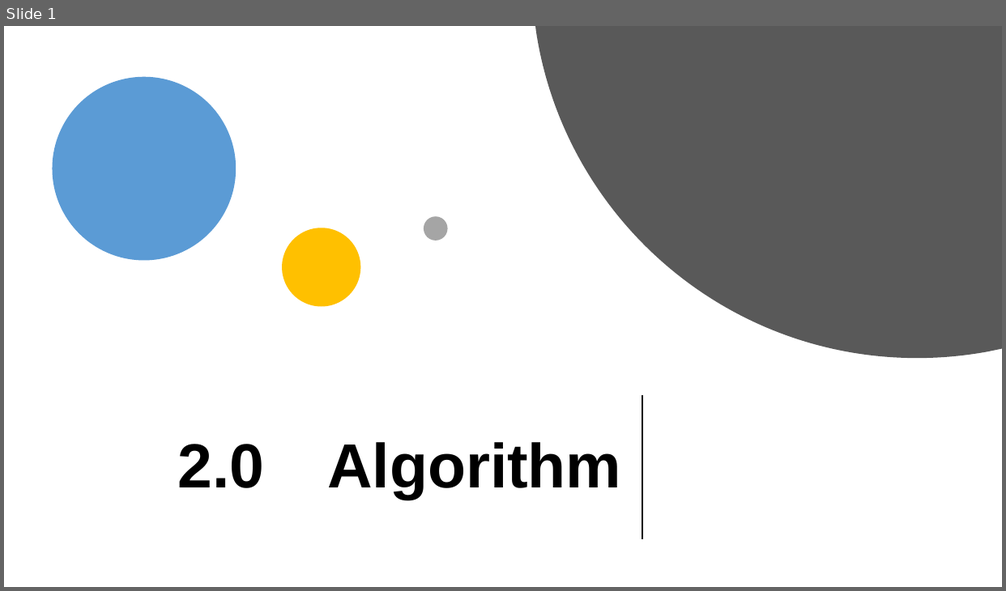
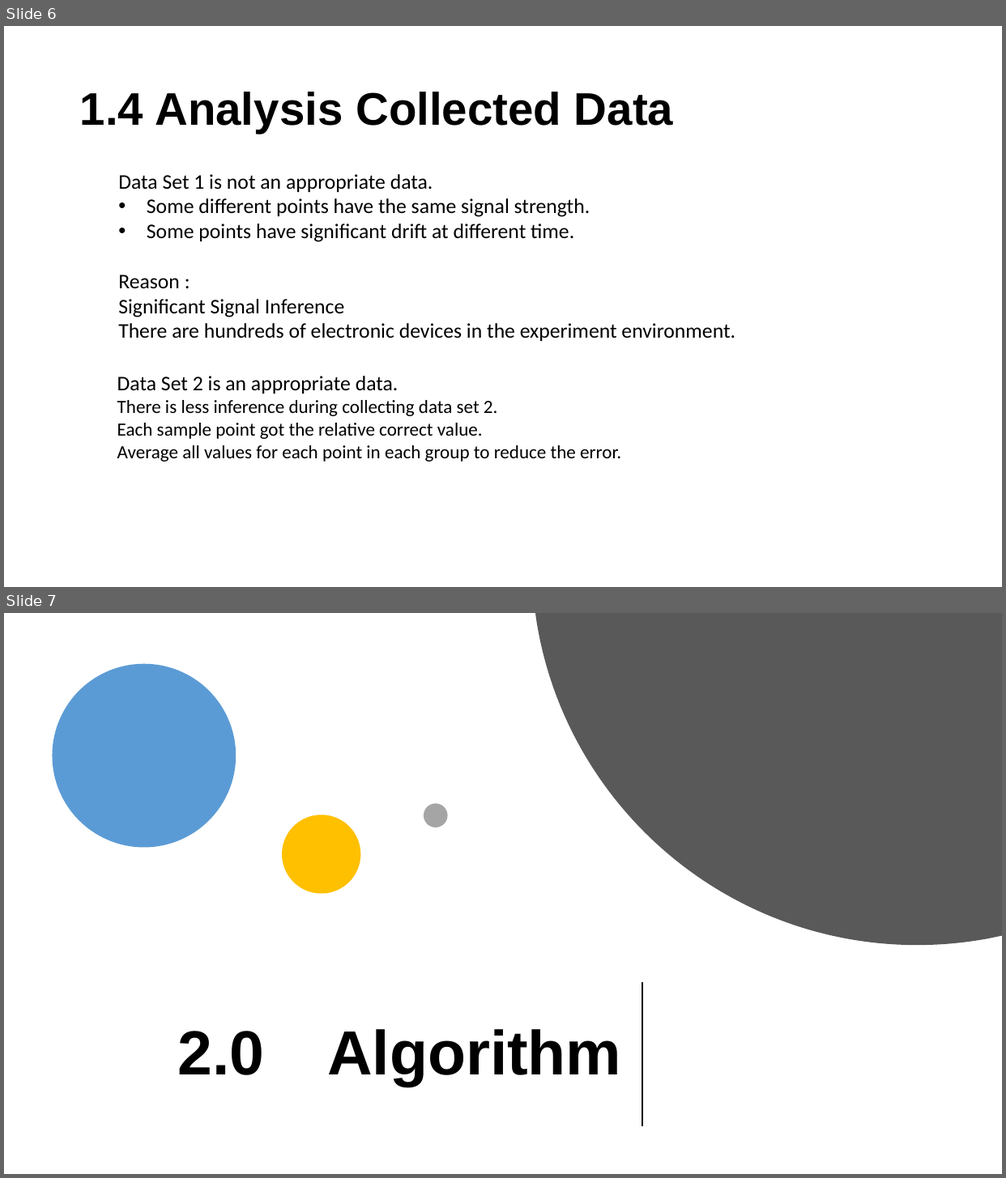
Before and after one commit to xzho2604/iot_project, a slide deck: report/iot_presentation2.pptx. Shown one above the other, each under a label of ours: slide 1 before the commit, slides 6 and 7 after it. The pictures are 1006x591 and 1006x1178 pixels, drawn with LibreOffice and Linux fonts; fonts in the diff are those of the drawing. Boxes give left, top, right and bottom in pixels: in the first picture for what was removed or moved away, otherwise in the second. Text is boxed around its words. In the diff, an @@ line names an element or a change of style, - is before the commit and + after.

```diff
--- a/report/iot_presentation2.pptx
+++ b/report/iot_presentation2.pptx
@@ slide 6 added at box(4, 26, 1002, 587), background #FFFFFF @@
@@ title added at box(80, 92, 673, 133), 44 pt, text #000000, bold @@
+1.4 Analysis Collected Data
@@ text added at box(118, 174, 735, 341), 20 pt, text #000000 @@
+Data Set 1 is not an appropriate data.
+• Some different points have the same signal strength.
+• Some points have significant drift at different time.
+Reason :
+Significant Signal Inference
+There are hundreds of electronic devices in the experiment environment.
@@ text added at box(117, 376, 621, 462), 18 pt, text #000000 @@
+Data Set 2 is an appropriate data.
+There is less inference during collecting data set 2.
+Each sample point got the relative correct value.
+Average all values for each point in each group to reduce the error.
@@ what was slide 1 is now slide 7 @@
```
Also in this commit, not shown: 5 other slides added.
